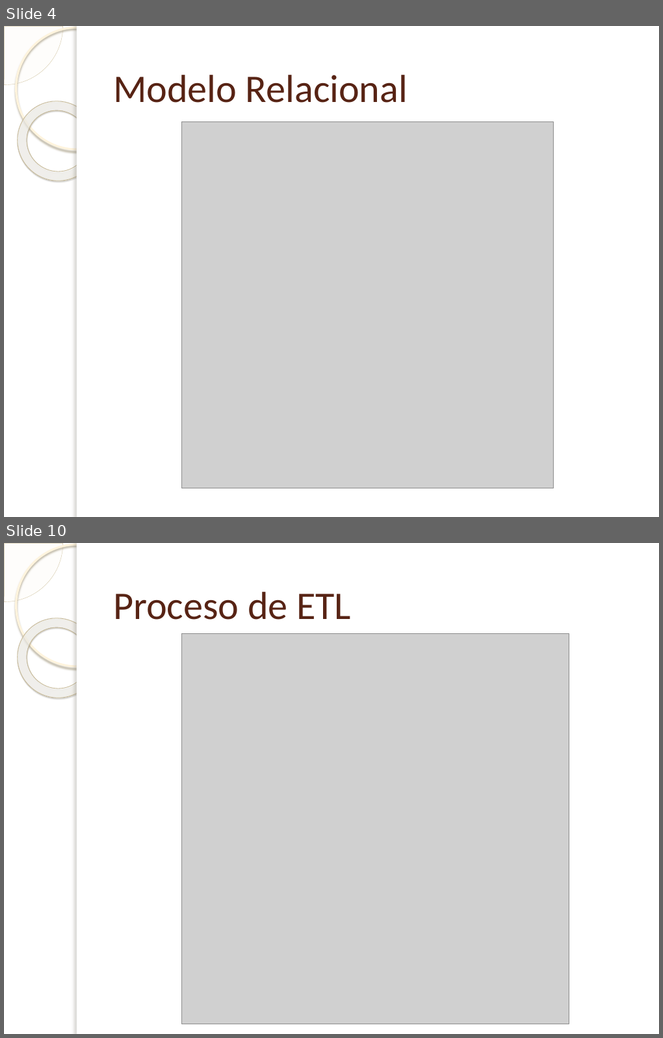
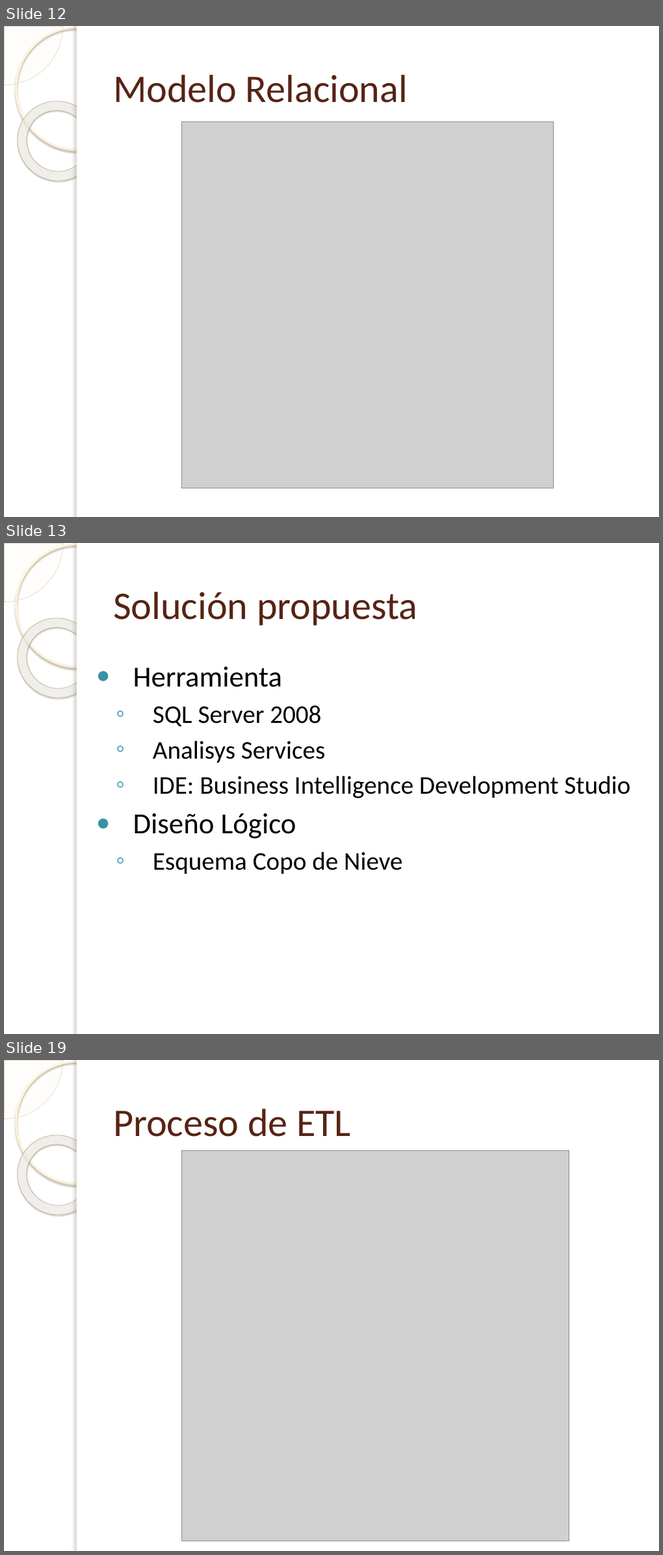
Before and after one commit to gsenergin/hydro2011, a slide deck: [SG2]/Informe FINAL/Presentacion-Abraham-Botta-FratteV2.0.pptx. Shown one above the other, each under a label of ours: slides 4 and 10 before the commit, slides 12, 13 and 19 after it; the slides between them are not shown. The pictures are 663x1038 and 663x1555 pixels, drawn with LibreOffice and Linux fonts; fonts in the diff are those of the drawing; grey boxes stand for pictures; background and template pictures are left out. Boxes give left, top, right and bottom in pixels: in the first picture for what was removed or moved away, otherwise in the second. Text is boxed around its words. In the diff, an @@ line names an element or a change of style, - is before the commit and + after.

```diff
--- a/[SG2]/Informe FINAL/Presentacion-Abraham-Botta-FratteV2.0.pptx
+++ b/[SG2]/Informe FINAL/Presentacion-Abraham-Botta-FratteV2.0.pptx
@@ slide 13 added at <box>4,543,659,1034</box>, background picture (left out); not listed: 5 template elements that a slide beside it also shows @@
@@ title added at <box>113,592,418,626</box>, 43 pt, text #572314 @@
+Solución propuesta
@@ text added at <box>133,667,631,875</box>, 28 pt, text #000000 @@
+● Herramienta
+  ◦ SQL Server 2008
+  ◦ Analisys Services
+  ◦ IDE: Business Intelligence Development Studio
+● Diseño Lógico
+  ◦ Esquema Copo de Nieve
@@ what was slide 4 is now slide 12 @@
@@ what was slide 10 is now slide 19 @@
```
Also in this commit, not shown: 11 slides changed, 10 other slides added, 1 other file.
